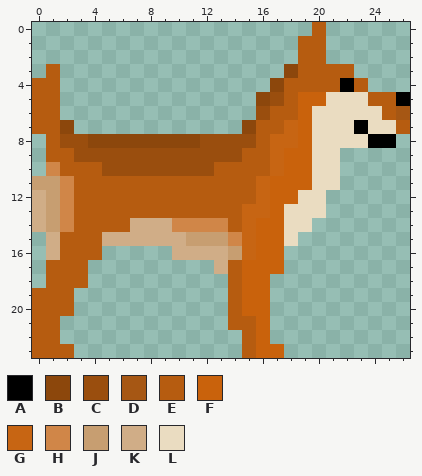
Pixel-art sprite, stored at Art/Textures/Sprites/tobSprites/tobSmile.png. Above is the file before it was changed.
The file is 27x24 pixels. Colours within 5 levels of each other are drawn and written as one.
Palette (. is transparent): A #000000  B #8c470c  C #9a4e0e  D #a65714  E #b65c10  F #c9620c  G #c76513  H #d08648  J #c79e71  K #d0ad87  L #eadcc1
Pixels before, first column x 0:
 0 ....................E......
 1 ...................EE......
 2 ...................EE......
 3 .E................BEEEE....
 4 EE...............BEEEEAE...
 5 EE..............BCEFFLLLEEA
 6 EE..............CEEFLLLLLED
 7 EEB............BEEGFLLLALLE
 8 .ECCBBBBBBBBCCCCEGGFLLLLAA.
 9 .EECCCCCCCCCCCCEEGFFLL.....
10 .HEEECCCCCCCCEEEEGFFLL.....
11 JJHEEEEEEEEEEEEEGFFFLL.....
12 KJHEEEEEEEEEEEEEGFFLL......
13 KJHEEEEEEEEEEEEGGFLLL......
14 KJHEEEEKKKHHHHEGFFLL.......
15 .KEEEKKKKKKJJJHGFFL........
16 .KEEE.....KKKKJGFF.........
17 .EEE.........KEFFF.........
18 .EEE..........EFF..........
19 EEE...........EFF..........
20 EEE...........EFF..........
21 EE............EEF..........
22 EE.............EF..........
23 EEE............EFF.........
After the commit:
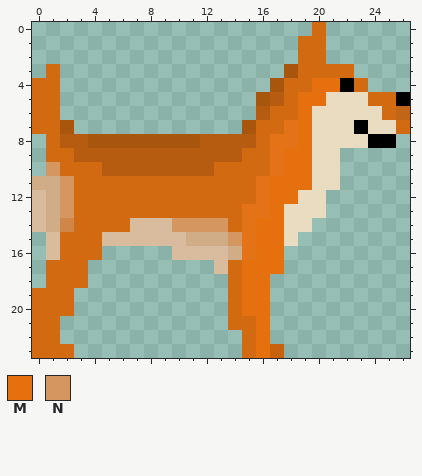
Colours new in this view: M #e6700e  N #d69660
Change:
colour B: #8c470c -> #a8550e
colour C: #9a4e0e -> #b65c10
colour D: #a65714 -> #c16517
colour E: #b65c10 -> #d26a12
colour G: #c76513 -> #e37316
colour J: #c79e71 -> #d0ad87
colour K: #d0ad87 -> #d9bc9d
y 4: x 20..21 EE -> MM
y 5: x 19..20 FF -> MM
y 6..8: x 19 F -> M
y 9: x 18..19 FF -> MM
y 10: x 1 H -> N; x 18..19 FF -> MM
y 11: x 2 H -> N; x 17..19 FFF -> MMM
y 12: x 2 H -> N; x 17..18 FF -> MM
y 13: x 2 H -> N; x 17 F -> M
y 14: x 10..13 HHHH -> NNNN; x 16..17 FF -> MM
y 15: x 14 H -> N; x 16..17 FF -> MM
y 16: x 16..17 FF -> MM
y 17: x 15..17 FFF -> MMM
y 18..20: x 15..16 FF -> MM
y 21..23: x 16 F -> M
Where, in picture pixels (left, top, right, bottom), the same in both pictures:
changed: (32, 22, 410, 358)
